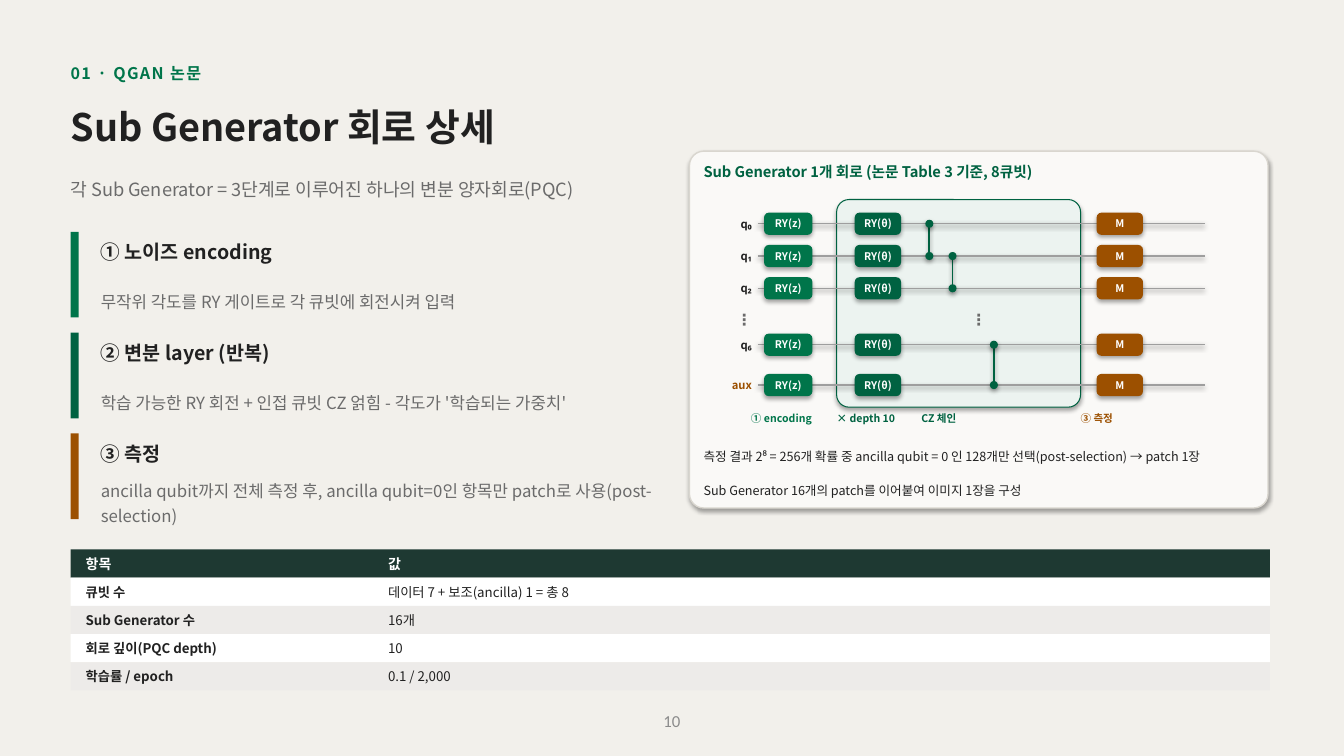
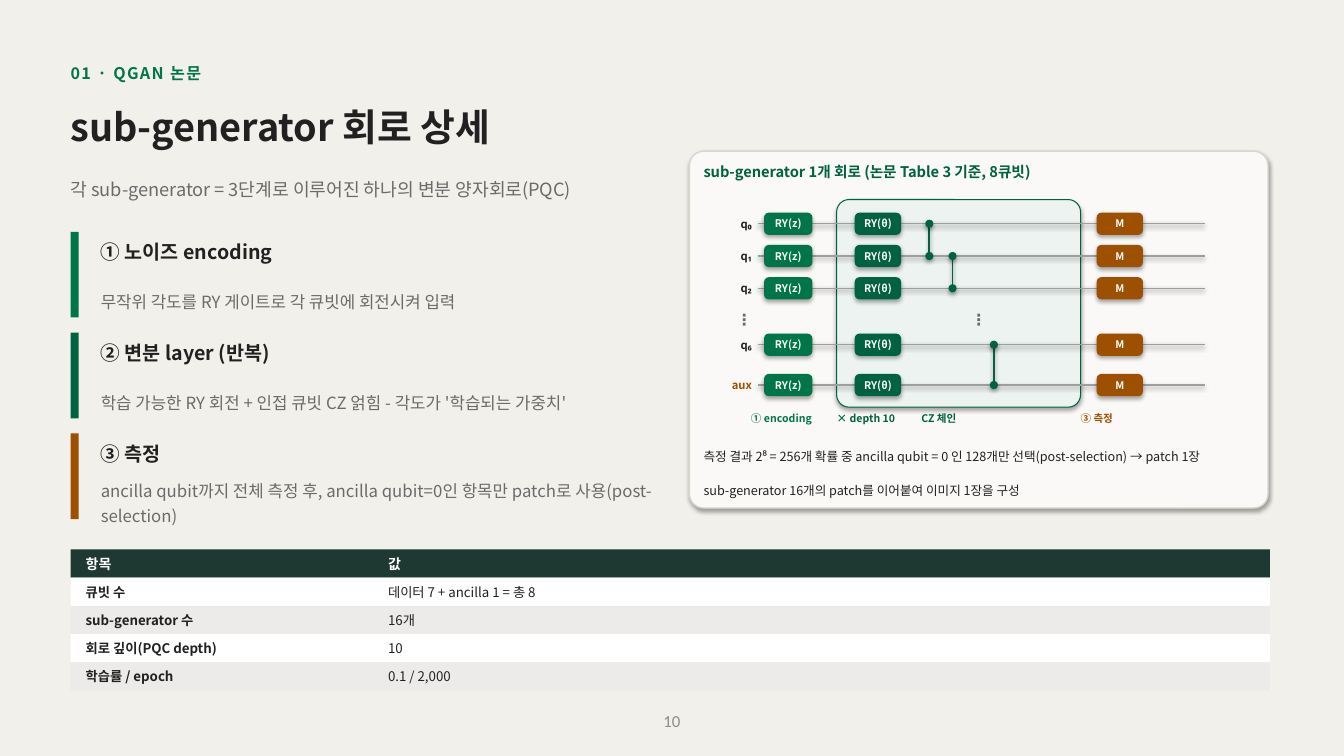
Before and after one commit to hyunhp/skin_disease_qml, a slide deck: slide 10 of practice/day1_slides/day1_theory_slides.pptx. Drawn at 1344x756 pixels with LibreOffice and Linux fonts; fonts in the diff are those of the drawing. Boxes give left, top, right and bottom in pixels: in the first picture for what was removed or moved away, otherwise in the second. Text is boxed around its words. In the diff, an @@ line names an element or a change of style, - is before the commit and + after.

```diff
--- a/practice/day1_slides/day1_theory_slides.pptx
+++ b/practice/day1_slides/day1_theory_slides.pptx
@@ text at [71,109,491,150]: text changed @@
-Sub Generator 회로 상세
+sub-generator 회로 상세
@@ text at [704,164,1030,181]: text changed @@
-Sub Generator 1개 회로 (논문 Table 3 기준, 8큐빗)
+sub-generator 1개 회로 (논문 Table 3 기준, 8큐빗)
@@ text at [71,181,571,201]: text changed @@
-각 Sub Generator = 3단계로 이루어진 하나의 변분 양자회로(PQC)
+각 sub-generator = 3단계로 이루어진 하나의 변분 양자회로(PQC)
@@ text at [704,484,1020,498]: text changed @@
-Sub Generator 16개의 patch를 이어붙여 이미지 1장을 구성
+sub-generator 16개의 patch를 이어붙여 이미지 1장을 구성
@@ text at [388,586,535,598]: text changed @@
-데이터 7 + 보조(ancilla) 1 = 총 8
+데이터 7 + ancilla 1 = 총 8
@@ text at [86,614,193,629]: text changed @@
-Sub Generator 수
+sub-generator 수
```
Also in this commit, not shown: 15 other slides changed, 1 other file.
